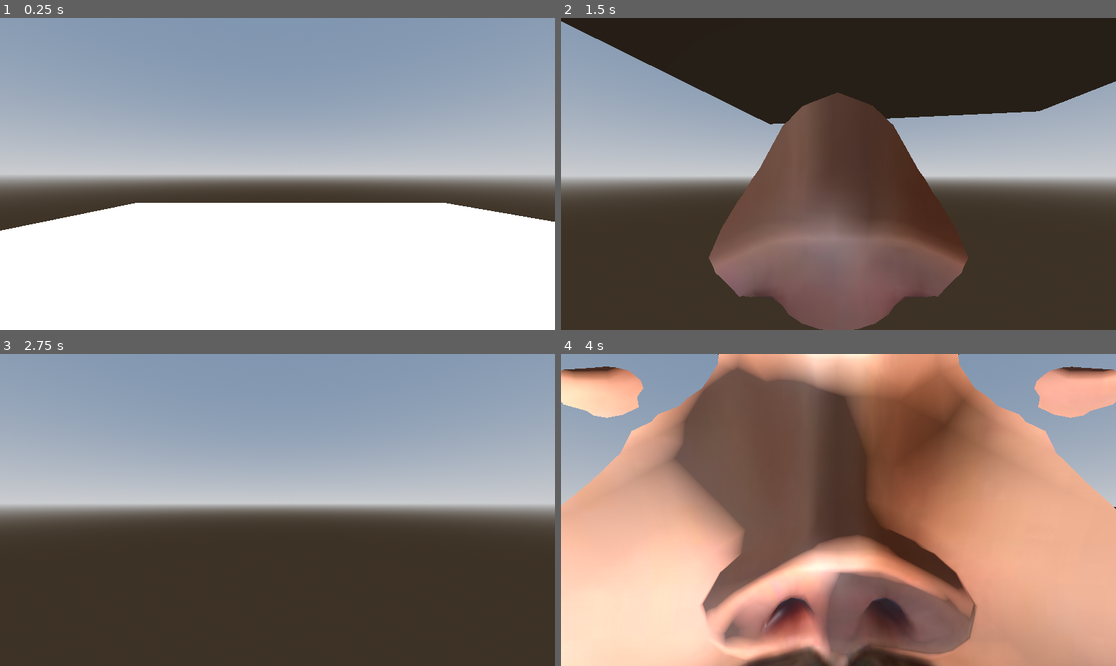
Above: before the commit, frames 1-4 (two rows, left to right).
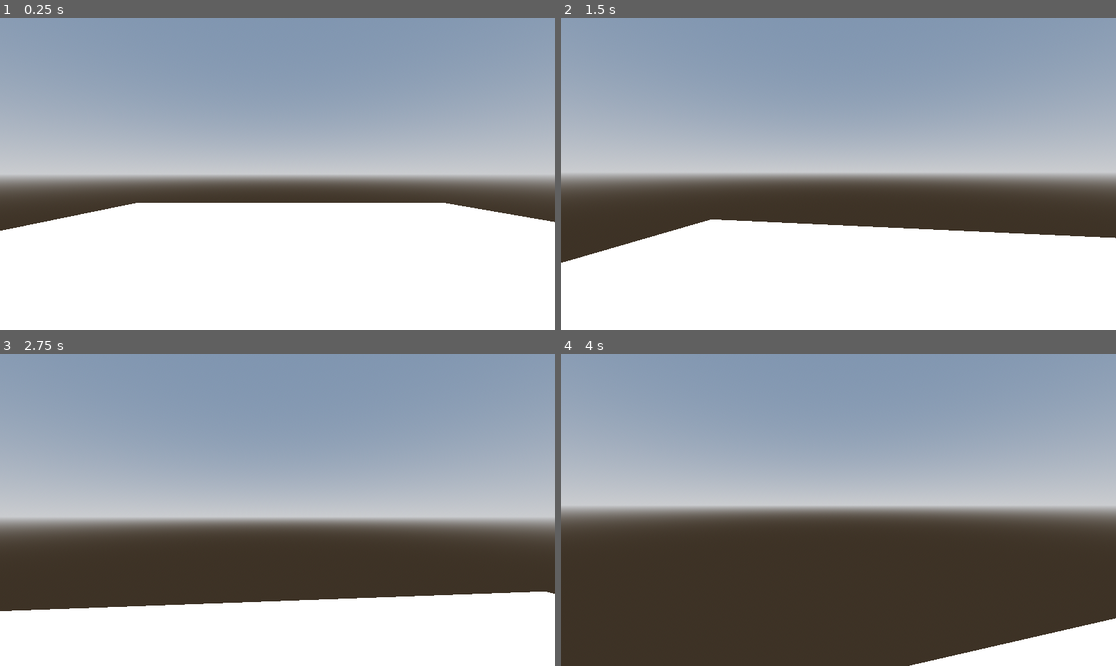
Above: after the commit, the same moments.

Repository: WanL17/GameJam-HOD
Game: Godot game, scene res://world.tscn
Two runs of this game, one before a commit and one after it. Both use one fixed random seed, a clock stepped at 60 frames per second and the inputs below.
Inputs (mouse positions are in pixels of both pictures, inside the frame that each line leads up to):
- Up to frame 1 (0.25 s): no input
- Up to frame 2 (1.5 s): tap Enter (ui_accept) at 0.5, 0.77 s; move the mouse to (866, 174) at 0.52 s; hold F (hide) 0.53-1.28 s; hold Z (ui_up) from 0.53 s (still down); move the mouse to (810, 174) at 1.27 s; tap E (interact) at 1.35 s
- Up to frame 3 (2.75 s): keep holding Z (ui_up); tap Enter (ui_accept) at 1.52 s; move the mouse to (288, 503) at 2.02 s; hold F (hide) from 2.03 s (still down)
- Up to frame 4 (4 s): keep holding Z (ui_up); move the mouse to (832, 516) at 2.77 s; release F (hide) at 2.78 s; tap E (interact) at 2.85 s; tap Enter (ui_accept) at 3.02, 3.77 s; move the mouse to (877, 513) at 3.52 s; hold F (hide) from 3.53 s (still down)

The runs differ from the first frame. In frame 1, less than 0.1% of the frame differs, in the area x 0-100%, y 59-69%; in frame 2, 67%; in frame 3, 29%; in frame 4, 86%, in the area x 0-100%, y 0-100%.

Commit message:
FEAT: add collision for character

Diff:
--- a/character_body_3d.gd
+++ b/character_body_3d.gd
@@ -19,10 +19,12 @@
 		rotate_y(-event.relative.x * MOUSE_SENSITIVITY)
 
 		# Pivot haut/bas de la tête uniquement
-		head.rotate_x(-event.relative.y * MOUSE_SENSITIVITY)
+		head.rotate_x(event.relative.y * MOUSE_SENSITIVITY)
 
 		# On limite la vision pour ne pas pouvoir faire un backflip avec les yeux
 		head.rotation.x = clamp(head.rotation.x, deg_to_rad(-89), deg_to_rad(89))
+
+		head.position.y = clamp(head.position.y, 1.5, 2.2)
 
 func _physics_process(delta):
 	# Ajout de la gravité (géré de base par Godot)
@@ -34,7 +36,7 @@
 		velocity.y = JUMP_VELOCITY
 
 	# Récupération des directions avec ZQSD (ou les flèches par défaut de Godot)
-	var input_dir = Input.get_vector("ui_left", "ui_right", "ui_up", "ui_down")
+	var input_dir = Input.get_vector("ui_right", "ui_left", "ui_down", "ui_up")
 
 	# IMPORTANT : On se déplace par rapport à la direction où regarde le joueur
 	var direction = (transform.basis * Vector3(input_dir.x, 0, input_dir.y)).normalized()
--- a/world.tscn
+++ b/world.tscn
@@ -15,6 +15,10 @@
 sky = SubResource("Sky_fj7yv")
 tonemap_mode = 2
 
+[sub_resource type="CapsuleShape3D" id="CapsuleShape3D_fj7yv"]
+radius = 1.2890625
+height = 3.4265137
+
 [node name="World" type="Node3D" unique_id=399703855]
 
 [node name="CSGBox3D" type="CSGBox3D" parent="." unique_id=1309829609]
@@ -30,14 +34,20 @@
 environment = SubResource("Environment_tlwt5")
 
 [node name="CharacterBody3D" type="CharacterBody3D" parent="." unique_id=2053822691]
-transform = Transform3D(1, 0, 0, 0, 1, 0, 0, 0, 1, -0.28908622, 0.85760266, 0.0005773902)
+transform = Transform3D(1, 0, 0, 0, 1, 0, 0, 0, 1, -0.28908622, 0.83865714, 0.0005773902)
 script = ExtResource("1_f3sb7")
 
 [node name="PlayerMesh" parent="CharacterBody3D" unique_id=1909163651 instance=ExtResource("2_fj7yv")]
-transform = Transform3D(2, 0, 0, 0, 2, 0, 0, 0, 2, 0, -0.7929709, 0)
+transform = Transform3D(1.8, 0, 0, 0, 1.8, 0, 0, 0, 1.8, 0, -0.7929709, 0)
 
 [node name="Head" type="Node3D" parent="CharacterBody3D" unique_id=366331094]
 transform = Transform3D(1, 0, 0, 0, 1, 0, 0, 0, 1, 0, 0, -0.2521981)
 
 [node name="Camera3D" type="Camera3D" parent="CharacterBody3D/Head" unique_id=1702458695]
-transform = Transform3D(-1, 0, -8.742278e-08, 0, 1, 0, 8.742278e-08, 0, -1, 0, 2.5965757, 0.48260677)
+transform = Transform3D(-1, 0, -8.742278e-08, 0, 1, 0, 8.742278e-08, 0, -1, 0, 2.271988, 0.54480755)
+
+[node name="CollisionShape3D" type="CollisionShape3D" parent="CharacterBody3D" unique_id=115076369]
+transform = Transform3D(1, 0, 0, 0, 1, 0, 0, 0, 1, 0, 0.8538201, 0)
+shape = SubResource("CapsuleShape3D_fj7yv")
+
+[node name="AnimationPlayer" type="AnimationPlayer" parent="CharacterBody3D" unique_id=1881810836]
